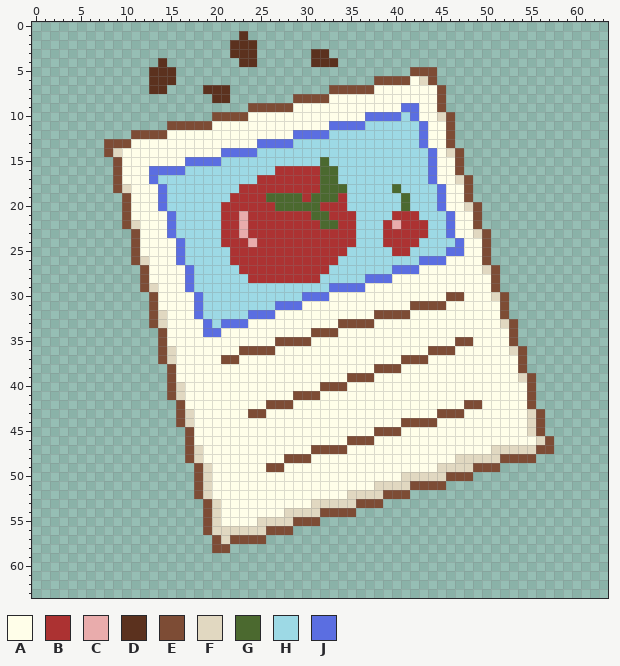
File history of a pixel-art sprite, img/seeds_tomato.png. That is the earlier state.
The file is 64x64 pixels.
Palette (. is transparent): A #fffee9  B #ac3232  C #e9acac  D #5b311e  E #7d4c35  F #e1d8c1  G #4b692f  H #9dd9e5  J #5b6ee1
The same view after the edit:
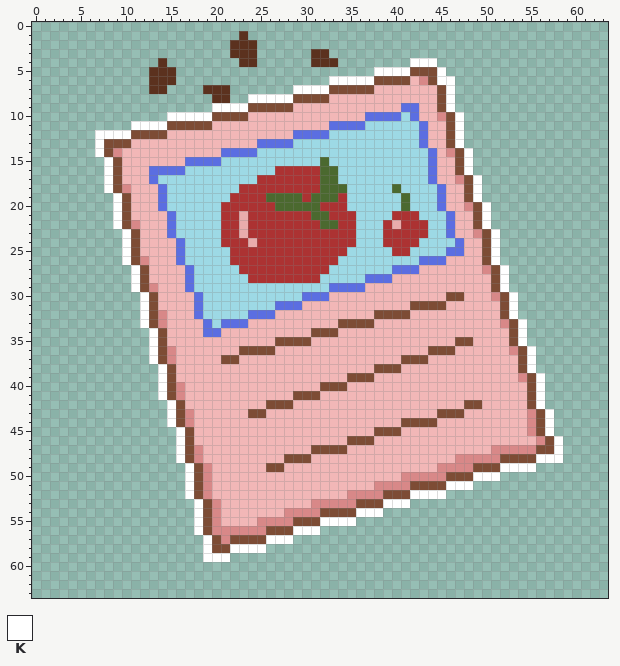
Colours new in this view: K #ffffff
The exact change:
colour A: #fffee9 -> #f2b7b7
colour F: #e1d8c1 -> #d88888
Changed rows in their new state; - is a pixel that keeps its letter.
first column x 7:
 4 -----------------------------------KKK--------------
 5 -------------------------------KKKK---K-------------
 6 --------------------------KKKKK-------KK------------
 7 ----------------------KKKK-------------K------------
 8 -----------------KKKKK-----------------K------------
 9 -------------KKKK----------------------K------------
10 --------KKKKK---------------------------K-----------
11 ----KKKK--------------------------------K-----------
12 KKKK------------------------------------K-----------
13 K---------------------------------------K-----------
14 K----------------------------------------K----------
15 -K---------------------------------------K----------
16 -K---------------------------------------K----------
17 -K----------------------------------------K---------
18 -K----------------------------------------K---------
19 --K---------------------------------------K---------
20 --K----------------------------------------K--------
21 --K----------------------------------------K--------
22 --K----------------------------------------K--------
23 ---K----------------------------------------K-------
24 ---K----------------------------------------K-------
25 ---K----------------------------------------K-------
26 ---K----------------------------------------K-------
27 ----K----------------------------------------K------
28 ----K----------------------------------------K------
29 ----K----------------------------------------K------
30 -----K----------------------------------------K-----
31 -----K----------------------------------------K-----
32 -----K----------------------------------------K-----
33 -----K-----------------------------------------K----
34 ------K----------------------------------------K----
35 ------K----------------------------------------K----
36 ------K-----------------------------------------K---
37 ------K-----------------------------------------K---
38 -------K----------------------------------------K---
39 -------K-----------------------------------------K--
40 -------K-----------------------------------------K--
41 -------K-----------------------------------------K--
42 --------K----------------------------------------K--
43 --------K-----------------------------------------K-
44 --------K-----------------------------------------K-
45 ---------K----------------------------------------K-
46 ---------K-----------------------------------------K
47 ---------K-----------------------------------------K
48 ---------K---------------------------------------KKK
49 ----------K----------------------------------KKKK---
50 ----------K-------------------------------KKK-------
51 ----------K----------------------------KKK----------
52 ----------K------------------------KKKK-------------
53 -----------K--------------------KKK-----------------
54 -----------K-----------------KKK--------------------
55 -----------K-------------KKKK-----------------------
56 -----------K----------KKK---------------------------
57 ------------K------KKK------------------------------
58 ------------K--KKKK---------------------------------
59 ------------KKK-------------------------------------
Pixel boxes of the changes (left, top, right, bottom) in both pictures:
changed: (95, 58, 563, 562)
